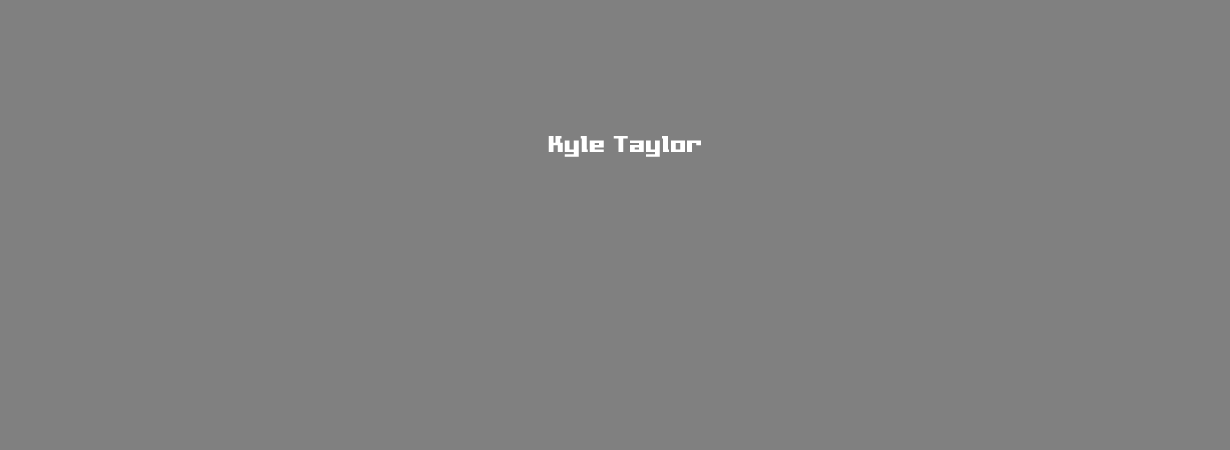
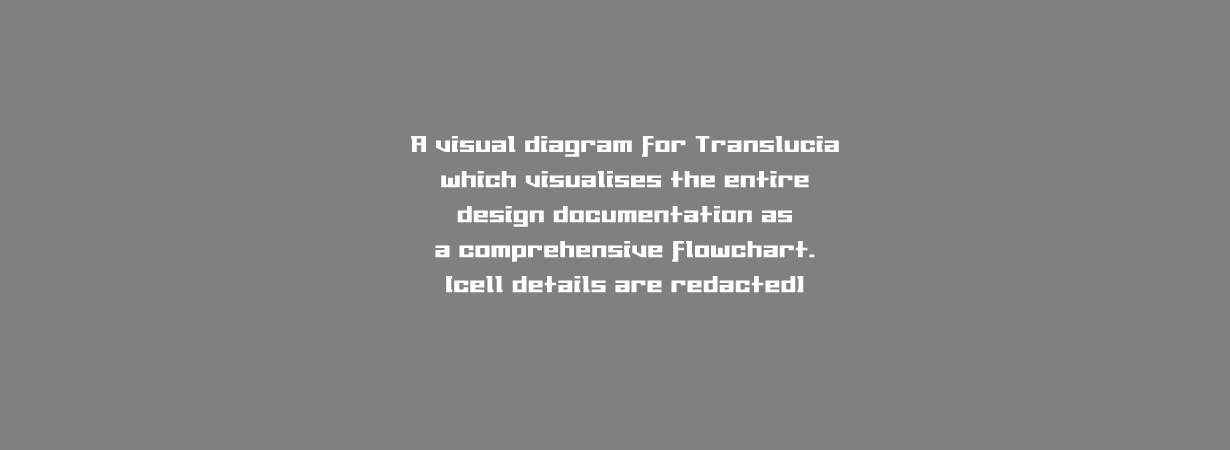
Layers edited between the first and the second (1230, 450) image:
hid "Kyle Taylor" over (548, 136, 701, 157)
added layer "A visual diagram for Translucia which visualises the entire des" in group "WIP" over (411, 136, 839, 293)
